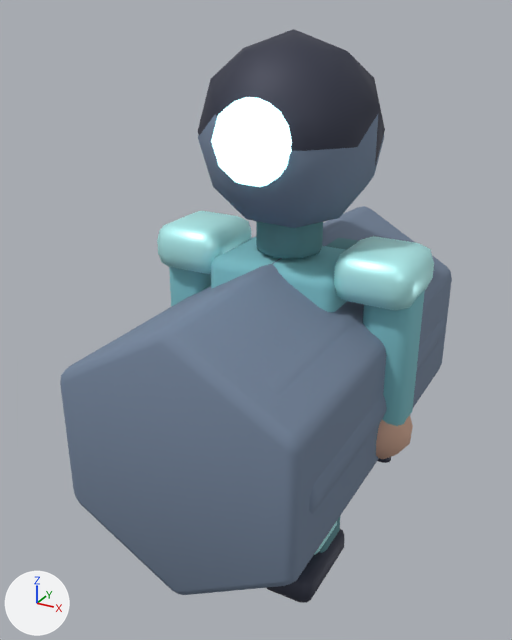
Before and after pictures for a commit that changed the Blender file assets-source/blender/characters/bomber.blend.
Both versions are drawn from a 50 mm lens placed at (1.018, -2.089, 2.057), pointed at (-0.105, -0.045, 1.035). Arrows for +X, +Y and +Z are at lower left; the lights stay in place. The older version comes first.

In view in the first picture: 'LOD1_PROXY_body', 'LOD2_PROXY_body', 'LOD2_PROXY_head', 'arm.L', 'arm.R', 'boot.R', 'crest.core', 'crest.coreGlow', 'neckGuard', 'shoulder.L', 'shoulder.R', 'torso' and 5 more.
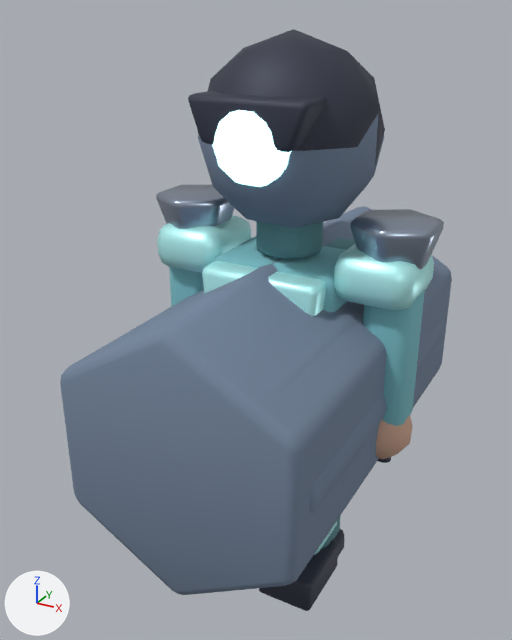
Diff of the bpy script that builds the scene:
```diff
--- a/assets-source/blender/characters/bomber.blend.py
+++ b/assets-source/blender/characters/bomber.blend.py
@@ me_cone_046 @@
+me_cone_046.from_pydata(...)  # a 6-sided cut cone along z (radius 0.161 at the low end, 0.1 at the high end) spanning x -0.139..0.139, y -0.16..0.16, z -0.09..0.09
+me_cone_046.polygons.foreach_set('use_smooth', [True] * 8)
+me_cone_046.materials.append(mat_mat_bomber_metal)  # grey #9eaabc
@@ me_boottoe_rmesh_021 @@
+me_boottoe_rmesh_021.from_pydata([(-0.08, 0.16, -0.14), (0.12, 0.16, -0.14), (0.12, 0.03, -0.14), (-0.1, 0.03, -0.14), (-0.08, 0.16, 0.14), (0.12, 0.16, 0.14), (0.12, 0.03, 0.14), (-0.1, 0.03, 0.14)], [], [(3, 2, 1, 0), (4, 5, 6, 7), (0, 1, 5, 4), (1, 2, 6, 5), (2, 3, 7, 6), (3, 0, 4, 7)])
+me_boottoe_rmesh_021.polygons.foreach_set('use_smooth', [True] * 6)
+me_boottoe_rmesh_021.materials.append(mat_mat_bomber_dark)  # greyish blue #3c3f50
@@ me_helmetbrowmesh_021 @@
+me_helmetbrowmesh_021.from_pydata([(-0.2, 1.83, -0.11), (0.2, 1.83, -0.11), (0.15, 1.69, -0.11), (-0.15, 1.69, -0.11), (-0.2, 1.83, 0.11), (0.2, 1.83, 0.11), (0.15, 1.69, 0.11), (-0.15, 1.69, 0.11)], [], [(3, 2, 1, 0), (4, 5, 6, 7), (0, 1, 5, 4), (1, 2, 6, 5), (2, 3, 7, 6), (3, 0, 4, 7)])
+me_helmetbrowmesh_021.polygons.foreach_set('use_smooth', [True] * 6)
+me_helmetbrowmesh_021.materials.append(mat_mat_bomber_dark)  # greyish blue #3c3f50
@@ me_torsoshellmesh_020 @@
+me_torsoshellmesh_020.from_pydata([(-0.212, 1.28, -0.055), (0.212, 1.28, -0.055), (0.175, 0.86, -0.055), (0.0, 0.78, -0.055), (-0.175, 0.86, -0.055), (-0.212, 1.28, 0.055), (0.212, 1.28, 0.055), (0.175, 0.86, 0.055), (0.0, 0.78, 0.055), (-0.175, 0.86, 0.055)], [], [(4, 3, 2, 1, 0), (5, 6, 7, 8, 9), (0, 1, 6, 5), (1, 2, 7, 6), (2, 3, 8, 7), (3, 4, 9, 8), (4, 0, 5, 9)])
+me_torsoshellmesh_020.polygons.foreach_set('use_smooth', [True] * 7)
+me_torsoshellmesh_020.materials.append(mat_mat_bomber_accent)  # cyan #bfffff
@@ ob_shouldercap_1 @@
+ob_shouldercap_1 = bpy.data.objects.new('shoulderCap.1', me_cone_046)
+ob_shouldercap_1.location = (0.37, 0.0, 1.37)
+ob_shouldercap_1.rotation_euler = (3.142, 0.0, 0.0)  # degrees (180, 0, 0)
+_m = ob_shouldercap_1.modifiers.new('soft bevel', 'BEVEL')
+_m.width = 0.0256
+_m.width_pct = 0.0256
+_m.segments = 2
@@ ob_shouldercap__1 @@
+ob_shouldercap__1 = bpy.data.objects.new('shoulderCap.-1', me_cone_046.copy())
+ob_shouldercap__1.location = (-0.37, 0.0, 1.37)
+ob_shouldercap__1.rotation_euler = (3.142, 0.0, 0.0)  # degrees (180, 0, 0)
+_m = ob_shouldercap__1.modifiers.new('soft bevel', 'BEVEL')
+_m.width = 0.0256
+_m.width_pct = 0.0256
+_m.segments = 2
@@ ob_boottoe_r @@
+ob_boottoe_r = bpy.data.objects.new('bootToe.R', me_boottoe_rmesh_021)
+ob_boottoe_r.location = (0.13, -0.15, 0.0)
+ob_boottoe_r.rotation_euler = (1.571, 0.0, 0.0)  # degrees (90, 0, 0)
+_m = ob_boottoe_r.modifiers.new('soft bevel', 'BEVEL')
+_m.width = 0.018
+_m.width_pct = 0.018
+_m.segments = 2
@@ ob_helmetbrow @@
+ob_helmetbrow = bpy.data.objects.new('helmetBrow', me_helmetbrowmesh_021)
+ob_helmetbrow.location = (0.0, -0.2, 0.0)
+ob_helmetbrow.rotation_euler = (1.571, 0.0, 0.0)  # degrees (90, 0, 0)
+_m = ob_helmetbrow.modifiers.new('soft bevel', 'BEVEL')
+_m.width = 0.02
+_m.width_pct = 0.02
+_m.segments = 2
@@ ob_torsoshell @@
+ob_torsoshell = bpy.data.objects.new('torsoShell', me_torsoshellmesh_020)
+ob_torsoshell.location = (0.0, -0.19, 0.0)
+ob_torsoshell.rotation_euler = (1.571, 0.0, 0.0)  # degrees (90, 0, 0)
+_m = ob_torsoshell.modifiers.new('soft bevel', 'BEVEL')
+_m.width = 0.025
+_m.width_pct = 0.025
+_m.segments = 2
```

Where the change shows, as pixel boxes [x1, y1, x2, y2] in the pictures (512 x 640 px):
'helmetBrow', added
    after: [188, 91, 326, 152]
'shoulderCap.1', added
    after: [351, 209, 444, 269]
'shoulderCap.-1', added
    after: [156, 185, 234, 229]
'torsoShell', added (cyan)
    after: [202, 261, 326, 316]
'bootToe.R', added
    after: [259, 540, 338, 611]
'boot.R', unchanged, covered by the edit
    before: [267, 529, 345, 603]
    after: [333, 529, 345, 556]
